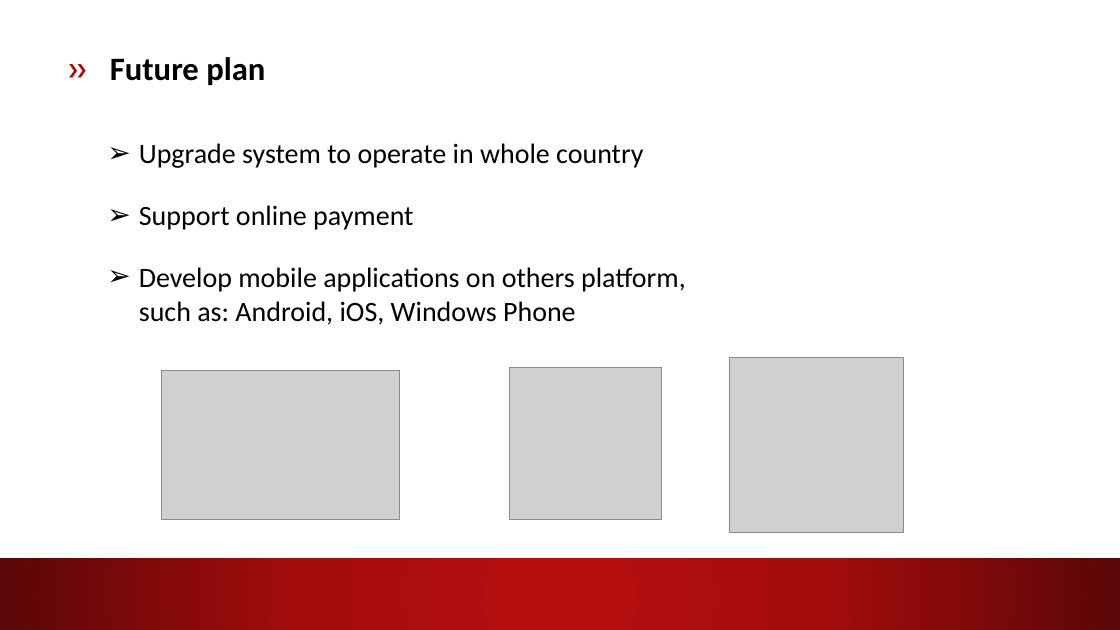
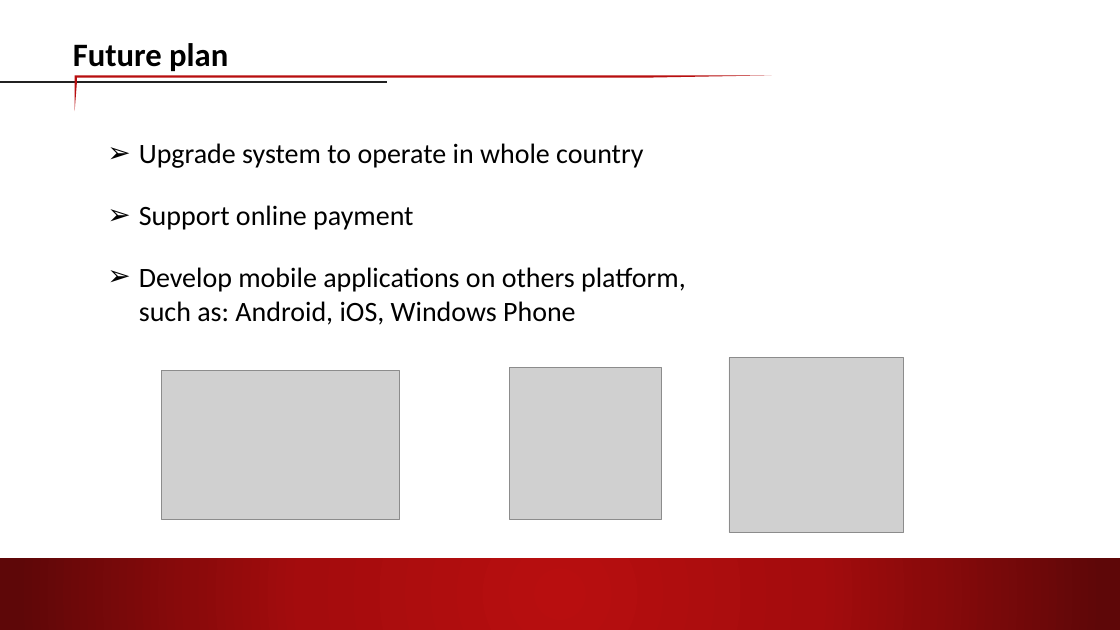
Before and after one commit to lighting92/football-pitches-booking, a slide deck: slide 12 of Material/ThinhND/FPB_CP_Presentation.pptx. Drawn at 1120x630 pixels with LibreOffice and Linux fonts; fonts in the diff are those of the drawing; grey boxes stand for pictures; background and template pictures are left out. Boxes give left, top, right and bottom in pixels: in the first picture for what was removed or moved away, otherwise in the second. Text is boxed around its words. In the diff, an @@ line names an element or a change of style, - is before the commit and + after.

```diff
--- a/Material/ThinhND/FPB_CP_Presentation.pptx
+++ b/Material/ThinhND/FPB_CP_Presentation.pptx
@@ text at box(73, 43, 228, 71): text changed @@
-» Future plan
+Future plan
@@ line added from (0, 82) to (386, 82), #212121 2.25 pt @@
@@ freeform shape added at box(75, 76, 772, 112), fill #B80E0F @@
```
Also in this commit, not shown: 5 other slides changed, 1 slide added, 1 slide removed.
